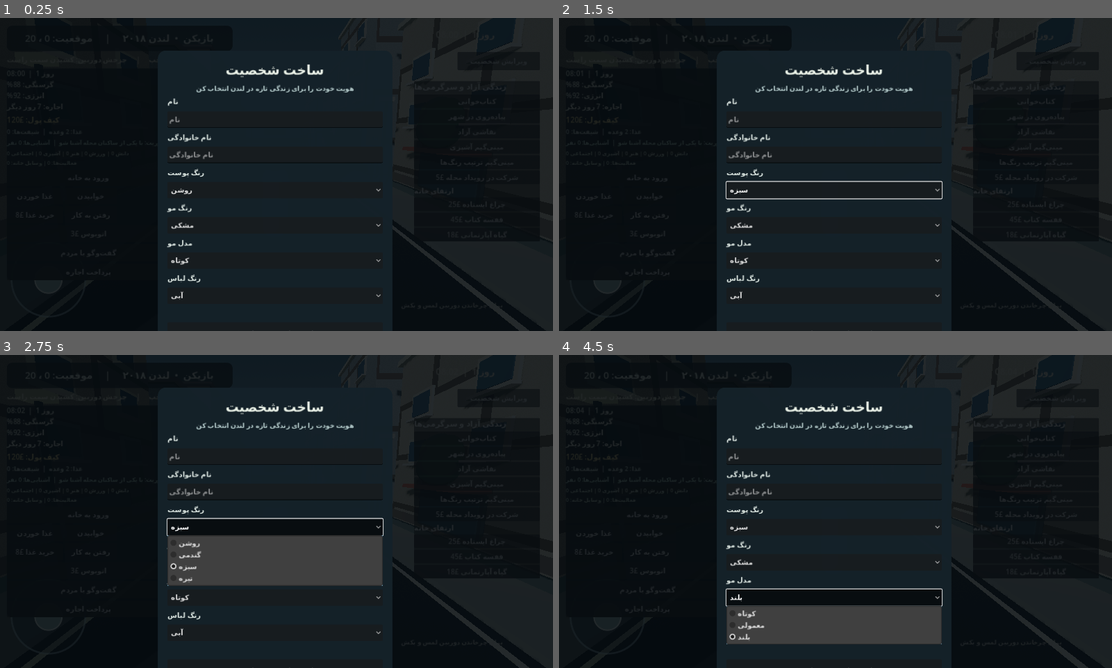
Above: before the commit, frames 1-4 (two rows, left to right).
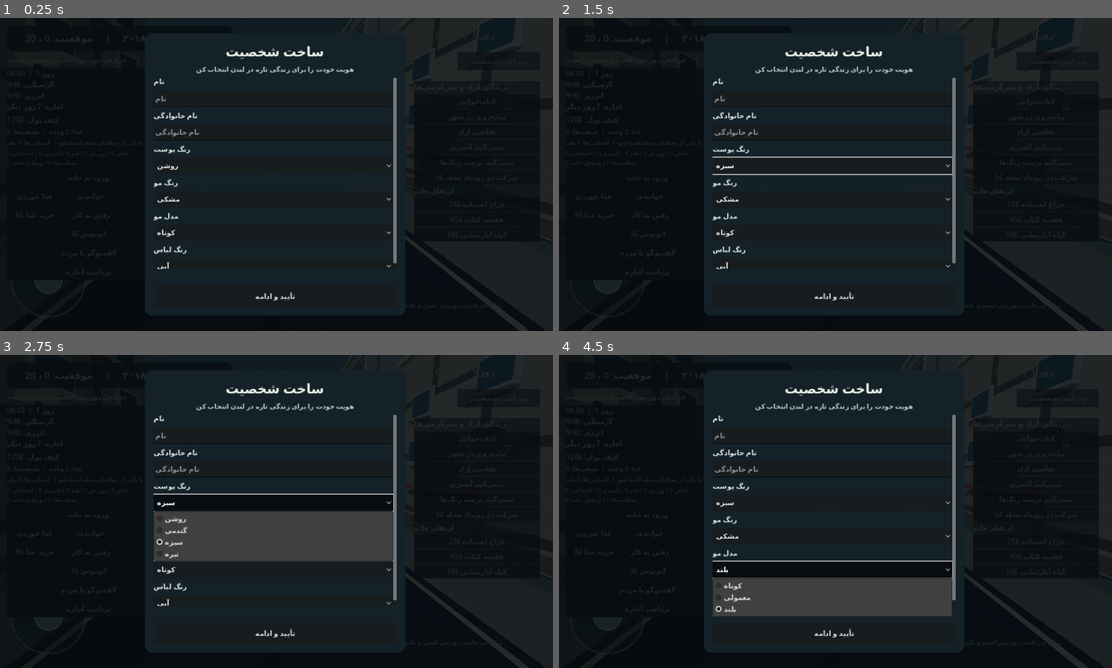
Above: after the commit, the same moments.

Repository: matin8888rb-lab/MY-TOMORROW1
Game: Godot game, scene res://scenes/main.tscn
Same seed, same stepped clock (60 frames per second), same inputs: the game is played once before the commit and once after it.
Inputs:
- Up to frame 1 (0.25 s): no input
- Up to frame 2 (1.5 s): click "روشن" at 0.5 s; click "مشکی" at 1.25 s
- Up to frame 3 (2.75 s): click "سبزه" at 2 s
- Up to frame 4 (4.5 s): click "کوتاه" at 2.75 s; click "آبی" at 3.5 s; click "بلند" at 4.25 s

The runs differ from the first frame. In frame 1, 2.7% of the frame differs, in the area x 26-72%, y 8-100%; in frame 2, 3.4%; in frame 3, 9.5%; in frame 4, 9.9%.

Commit message:
Keep character confirmation visible on smaller screens

Diff:
--- a/scripts/character_creator.gd
+++ b/scripts/character_creator.gd
@@ -31,19 +31,19 @@
 
 	var panel := PanelContainer.new()
 	panel.set_anchors_preset(Control.PRESET_CENTER)
-	panel.offset_left = -270.0
-	panel.offset_top = -285.0
-	panel.offset_right = 270.0
-	panel.offset_bottom = 285.0
+	panel.offset_left = -300.0
+	panel.offset_top = -325.0
+	panel.offset_right = 300.0
+	panel.offset_bottom = 325.0
 	var panel_style := StyleBoxFlat.new()
 	panel_style.bg_color = Color(0.08, 0.13, 0.16, 0.98)
 	panel_style.set_corner_radius_all(18)
-	panel_style.set_content_margin_all(22.0)
+	panel_style.set_content_margin_all(20.0)
 	panel.add_theme_stylebox_override("panel", panel_style)
 	add_child(panel)
 
 	var column := VBoxContainer.new()
-	column.add_theme_constant_override("separation", 10)
+	column.add_theme_constant_override("separation", 8)
 	panel.add_child(column)
 
 	var title := Label.new()
@@ -60,12 +60,24 @@
 	subtitle.add_theme_color_override("font_color", Color(0.72, 0.81, 0.81))
 	column.add_child(subtitle)
 
-	first_name_input = _add_text_field(column, "نام")
-	last_name_input = _add_text_field(column, "نام خانوادگی")
-	skin_option = _add_option(column, "رنگ پوست", ["روشن", "گندمی", "سبزه", "تیره"])
-	hair_option = _add_option(column, "رنگ مو", ["مشکی", "قهوه‌ای", "بلوند", "قرمز تیره"])
-	style_option = _add_option(column, "مدل مو", ["کوتاه", "معمولی", "بلند"])
-	outfit_option = _add_option(column, "رنگ لباس", ["آبی", "سبز", "قرمز", "خاکستری"])
+	var scroll := ScrollContainer.new()
+	scroll.size_flags_vertical = Control.SIZE_EXPAND_FILL
+	scroll.size_flags_horizontal = Control.SIZE_EXPAND_FILL
+	scroll.custom_minimum_size = Vector2(0, 340)
+	scroll.horizontal_scroll_mode = ScrollContainer.SCROLL_MODE_DISABLED
+	column.add_child(scroll)
+
+	var form_column := VBoxContainer.new()
+	form_column.size_flags_horizontal = Control.SIZE_EXPAND_FILL
+	form_column.add_theme_constant_override("separation", 8)
+	scroll.add_child(form_column)
+
+	first_name_input = _add_text_field(form_column, "نام")
+	last_name_input = _add_text_field(form_column, "نام خانوادگی")
+	skin_option = _add_option(form_column, "رنگ پوست", ["روشن", "گندمی", "سبزه", "تیره"])
+	hair_option = _add_option(form_column, "رنگ مو", ["مشکی", "قهوه‌ای", "بلوند", "قرمز تیره"])
+	style_option = _add_option(form_column, "مدل مو", ["کوتاه", "معمولی", "بلند"])
+	outfit_option = _add_option(form_column, "رنگ لباس", ["آبی", "سبز", "قرمز", "خاکستری"])
 
 	message_label = Label.new()
 	message_label.text = ""
@@ -74,14 +86,16 @@
 	column.add_child(message_label)
 
 	var save_button := Button.new()
-	save_button.text = "ذخیره شخصیت و شروع"
-	save_button.custom_minimum_size = Vector2(0, 46)
+	save_button.text = "تأیید و ادامه"
+	save_button.custom_minimum_size = Vector2(0, 50)
+	save_button.size_flags_horizontal = Control.SIZE_EXPAND_FILL
 	save_button.pressed.connect(_confirm_new_profile)
 	column.add_child(save_button)
 
 	var continue_button := Button.new()
 	continue_button.text = "ادامه با شخصیت ذخیره‌شده"
-	continue_button.custom_minimum_size = Vector2(0, 42)
+	continue_button.custom_minimum_size = Vector2(0, 44)
+	continue_button.size_flags_horizontal = Control.SIZE_EXPAND_FILL
 	continue_button.visible = not saved_profile.is_empty()
 	continue_button.pressed.connect(_continue_saved_profile)
 	column.add_child(continue_button)
